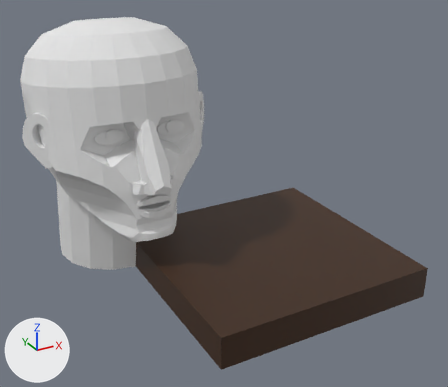
Two versions of the Blender file objsrc/face.blend, one commit apart.
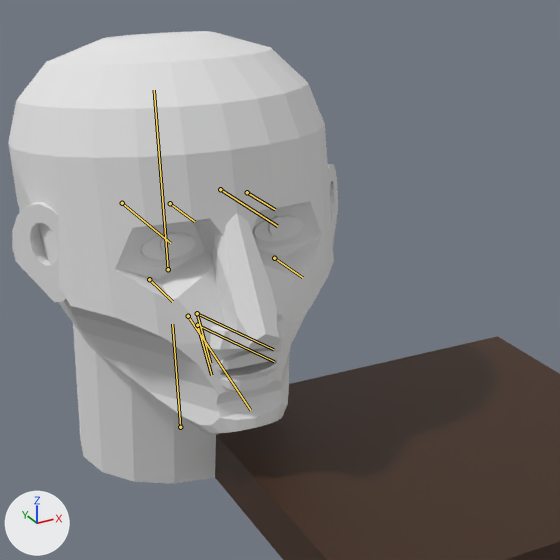
Each version is shown whole from a 50 mm lens placed at (-111.0, -365.0, 127.0), pointed at (44.0, -84.0, -13.0), then close up on the part from 3% to 73% of the width and 0% to 81% of the height. Lighting does not change. The marker at lower left points along +X, +Y and +Z. The bones that bend it are drawn over the model as lines in the close-ups.

Names of what the first close-up shows: 'eye.L', 'eye.R', 'floor near door', 'head'.
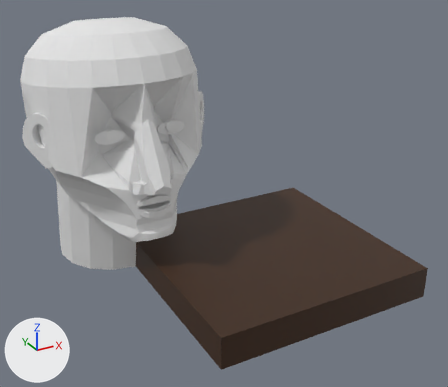
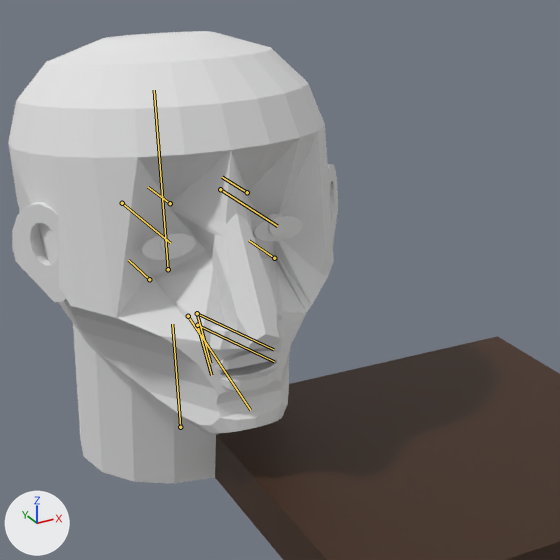
The newer file adds an action. The first version stands in its rest pose; the second is drawn at frame 1 of the action 'EyebrowsAreTheWindowsToTheSoulbrows'.

The edits, one by one:
Bone 'brow.L' (bone_brow_l) turns from (0, 0, 0) to (180, 0, 0) degrees about its own x, y and z.
Bone 'cheek.L' (bone_cheek_l) turns from (0, 0, 0) to (180, 0, 0) degrees about its own x, y and z.

Where the change shows, as pixel boxes [x1, y1, x2, y2] in the close-ups (560 x 560 px):
'head', posed: [8, 31, 338, 484] in both
bone 'brow.L', root to tip: before (247, 192) to (275, 209); after (247, 192) to (222, 177)
bone 'cheek.L', root to tip: before (274, 258) to (302, 277); after (274, 258) to (249, 240)
